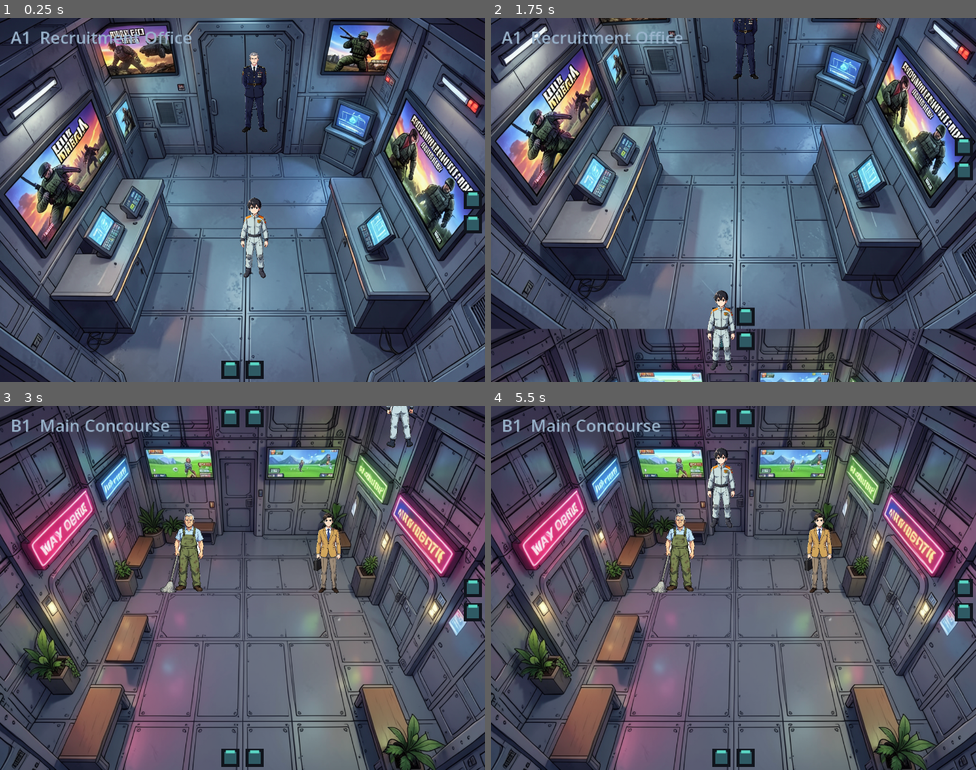
Above: before the commit, frames 1-4 (two rows, left to right).
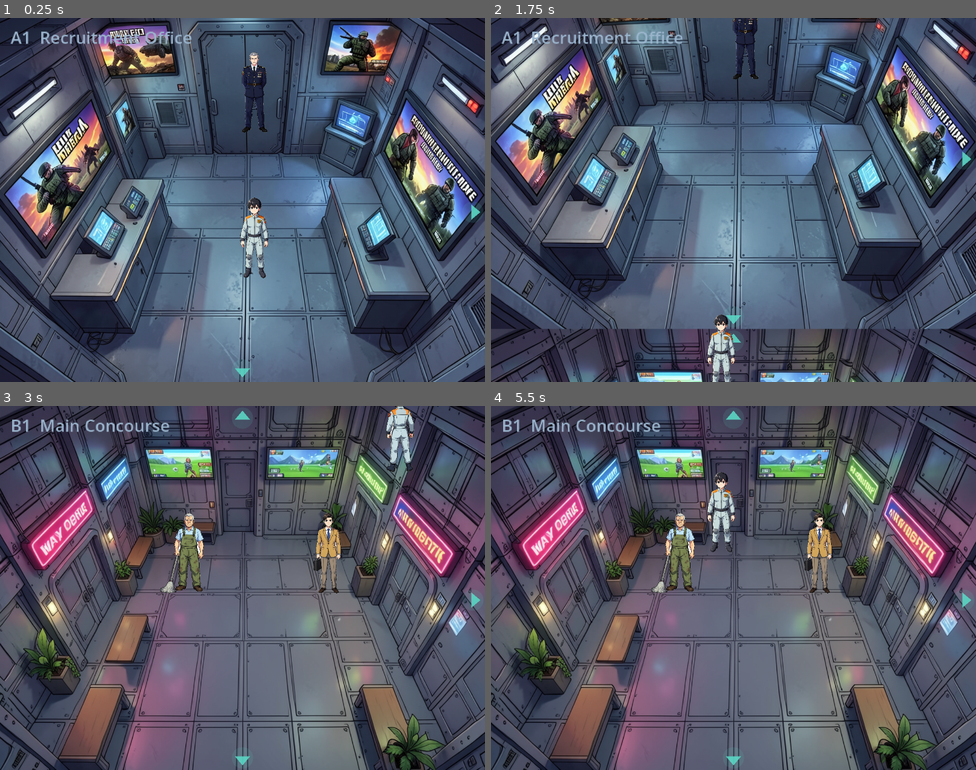
Above: after the commit, the same moments.

Repository: CryptoJones/UNSDF
Game: Godot game, scene res://scenes/main.tscn
Two runs of this game, one before a commit and one after it. Both use one fixed random seed, a clock stepped at 60 frames per second and the inputs below.
Inputs:
- Up to frame 1 (0.25 s): no input
- Up to frame 2 (1.75 s): tap Enter at 0.5 s; hold Right (move_right) 0.53-1.28 s; hold X (grab) 0.53-1.28 s; tap Space at 0.77, 1.25, 1.52 s; hold Down (move_down) from 1.28 s (still down); tap Z (interact) at 1.35 s
- Up to frame 3 (3 s): release Down (move_down) at 2.03 s; hold Right (move_right) 2.03-2.78 s; tap Enter at 2.1 s; hold Up (move_up) from 2.78 s (still down); tap Shift at 2.85 s
- Up to frame 4 (5.5 s): tap Space at 3.02, 3.77, 4.25, 4.52 s; tap Enter at 3.5, 5.1 s; release Up (move_up) at 3.53 s; hold X (grab) 3.53-4.28 s; hold Left (move_left) 3.53-5.03 s; tap Z (interact) at 4.35 s; hold Down (move_down) from 5.03 s (still down)

The runs differ from the first frame. In frame 1, 0.8% of the frame differs, in the area x 45-100%, y 47-100%; in frame 2, 1.7%; in frame 3, 1.8%; in frame 4, 2.1%, in the area x 44-100%, y 0-100%.

Commit message:
fix: 2-cell wall border + door tunnels to match painted rooms
Rooms now carry a ~2-cell painted wall border, so collision insets the
walkable floor by Grid.WALL_INSET (2) on every side, with door tunnels kept
passable end-to-end and exits triggering only on the outermost door cell.
Spawn cells, crate-entry, and door indicators updated. Door markers are now a
small colorblind-safe chevron (amber=locked, cyan=open) instead of a box over
the painted doorway. Smoke 142/142.

Co-Authored-By: Claude Opus 4.8 <noreply@anthropic.com>
Claude-Session: https://claude.ai/code/session_017oy3KhAQqCbUbVwsd4V3P8

Diff:
--- a/scripts/data/grid.gd
+++ b/scripts/data/grid.gd
@@ -8,8 +8,13 @@
 const ROWS := 15
 const SCREEN := Vector2(COLS * TILE, ROWS * TILE)   # 320 x 240
 
+# The painted rooms carry a ~2-cell wall border around an open floor, so the
+# walkable interior is inset by this many cells on every side (door tunnels
+# excepted).
+const WALL_INSET := 2
+
 # Door gaps are centered on each wall, two cells wide. The interior spawn cell
-# is the tile just inside that gap.
+# is the tile just inside that gap (past the wall border).
 const NS_DOOR_COLS := [9, 10]   # north/south gap columns
 const EW_DOOR_ROWS := [7, 8]    # east/west gap rows
 
@@ -40,8 +45,8 @@
 ## when they enter a room from that side.
 static func spawn_cell_for(side: String) -> Vector2i:
 	match side:
-		"north": return Vector2i(NS_DOOR_COLS[0], 1)
-		"south": return Vector2i(NS_DOOR_COLS[0], ROWS - 2)
-		"west": return Vector2i(1, EW_DOOR_ROWS[0])
-		"east": return Vector2i(COLS - 2, EW_DOOR_ROWS[0])
+		"north": return Vector2i(NS_DOOR_COLS[0], WALL_INSET)
+		"south": return Vector2i(NS_DOOR_COLS[0], ROWS - 1 - WALL_INSET)
+		"west": return Vector2i(WALL_INSET, EW_DOOR_ROWS[0])
+		"east": return Vector2i(COLS - 1 - WALL_INSET, EW_DOOR_ROWS[0])
 	return Vector2i(COLS / 2, ROWS / 2)
--- a/scripts/world/room.gd
+++ b/scripts/world/room.gd
@@ -79,12 +79,30 @@
 func is_wall(c: Vector2i) -> bool:
 	if c.x < 0 or c.y < 0 or c.x >= Grid.COLS or c.y >= Grid.ROWS:
 		return true
-	var border := c.x == 0 or c.y == 0 or c.x == Grid.COLS - 1 or c.y == Grid.ROWS - 1
+	var inset := Grid.WALL_INSET
+	var border := c.x < inset or c.y < inset or c.x >= Grid.COLS - inset or c.y >= Grid.ROWS - inset
 	if border:
-		return door_dir_for(c) == ""
+		return door_tunnel_dir(c) == ""   # solid unless this cell is a door tunnel
 	return false
 
 
+## The side whose door tunnel passes through cell c (anywhere in the 2-cell wall
+## band). Keeps a door passable end-to-end. "" if c is solid wall.
+func door_tunnel_dir(c: Vector2i) -> String:
+	var inset := Grid.WALL_INSET
+	if c.y < inset and exits.has("north") and c.x in Grid.NS_DOOR_COLS:
+		return "north"
+	if c.y >= Grid.ROWS - inset and exits.has("south") and c.x in Grid.NS_DOOR_COLS:
+		return "south"
+	if c.x < inset and exits.has("west") and c.y in Grid.EW_DOOR_ROWS:
+		return "west"
+	if c.x >= Grid.COLS - inset and exits.has("east") and c.y in Grid.EW_DOOR_ROWS:
+		return "east"
+	return ""
+
+
+## The side to transition through — only the OUTERMOST door cell triggers an exit
+## (you walk through the tunnel first, then step out).
 func door_dir_for(c: Vector2i) -> String:
 	if c.y == 0 and exits.has("north") and c.x in Grid.NS_DOOR_COLS:
 		return "north"
@@ -110,7 +128,7 @@
 
 
 func can_crate_enter(c: Vector2i) -> bool:
-	if is_wall(c) or door_dir_for(c) != "":
+	if is_wall(c) or door_tunnel_dir(c) != "":
 		return false
 	if _crates.has(c) or _npcs.has(c):
 		return false
@@ -355,17 +373,21 @@
 
 
 func _draw_door_marks() -> void:
+	# A small "exit this way" chevron at each door opening — colorblind-safe
+	# (amber = locked, cyan = open), not a box over the painted doorway.
 	for side in exits.keys():
-		var locked := _is_locked(side)
-		for c in _door_cells(side):
-			var r := _tile_rect(c)
-			# Frame.
-			draw_rect(r.grow(-2), Color("10141c"))
-			var col := Color("7a2424") if locked else Color("2f5a64")
-			draw_rect(r.grow(-4), col)
-			# Status light strip.
-			var light := Color("ff4a4a") if locked else Color("5ad6c4")
-			draw_rect(Rect2(r.position + Vector2(5, 3), Vector2(Grid.TILE - 10, 2)), light)
+		var cells: Array = _door_cells(side)
+		if cells.is_empty():
+			continue
+		var col := Color("e8a23a") if _is_locked(side) else Color("5ad6c4")
+		var d := Vector2(Grid.dir_vec(side))
+		var mid := (Grid.cell_to_pos(cells[0]) + Grid.cell_to_pos(cells[1])) * 0.5
+		var perp := Vector2(-d.y, d.x)
+		var tip := mid + d * 5.0
+		var a := mid - d * 1.0 + perp * 5.0
+		var b := mid - d * 1.0 - perp * 5.0
+		draw_circle(mid, 7.0, Color(col.r, col.g, col.b, 0.12 + 0.10 * sin(_amb * 3.0)))
+		draw_colored_polygon(PackedVector2Array([tip, a, b]), Color(col.r, col.g, col.b, 0.9))
 
 
 func _draw_atmosphere() -> void:
